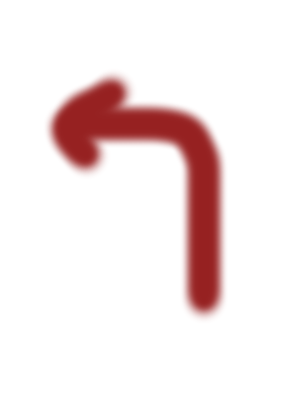
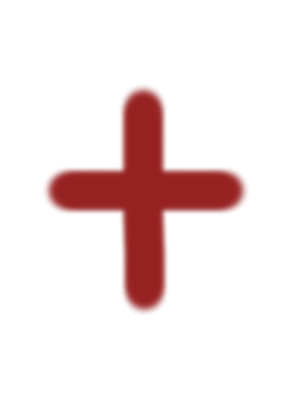
The second 300 x 400 image is a revision of the first. Changes to its layers:
hid "Background #4" over [43, 69, 228, 323]
added layer "health" above "move_forward_1" over [42, 83, 250, 317]
